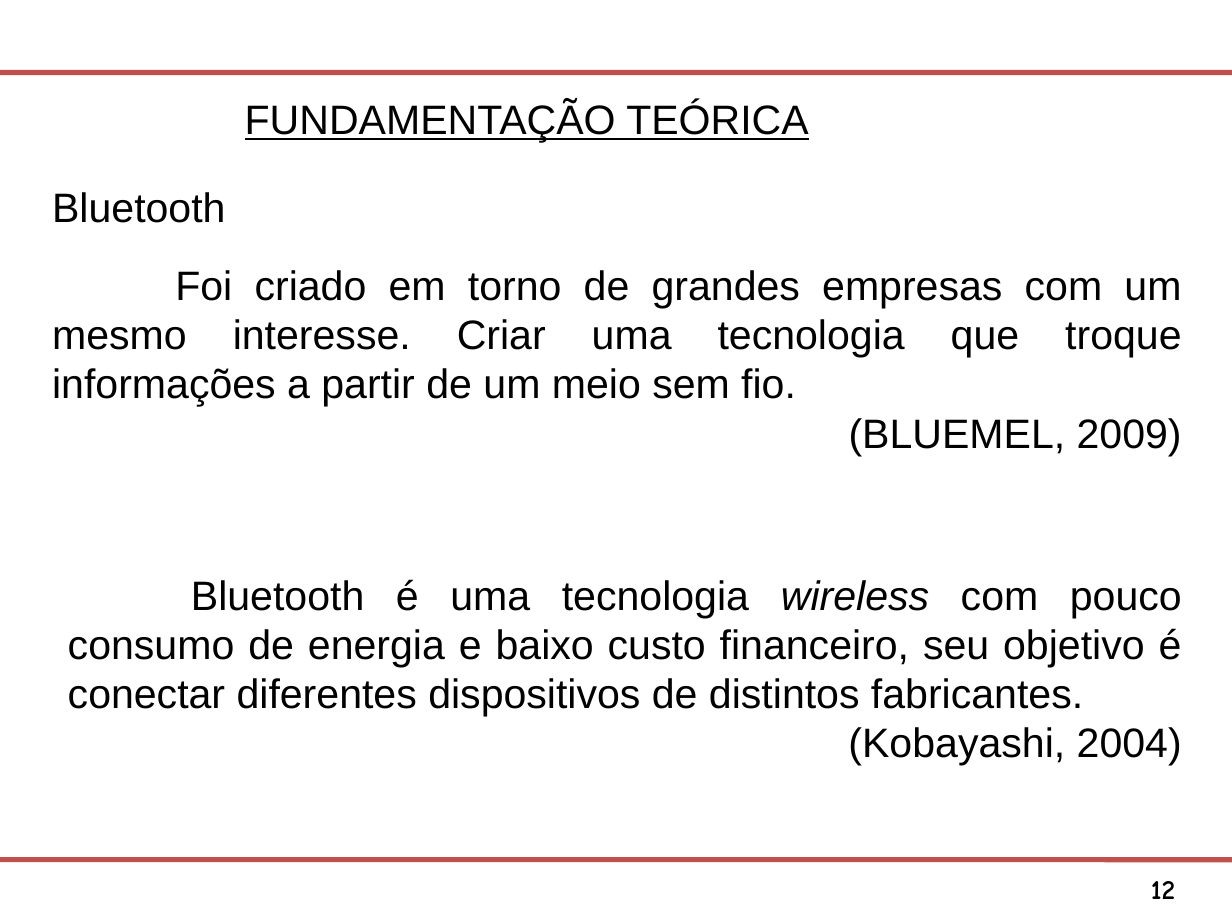
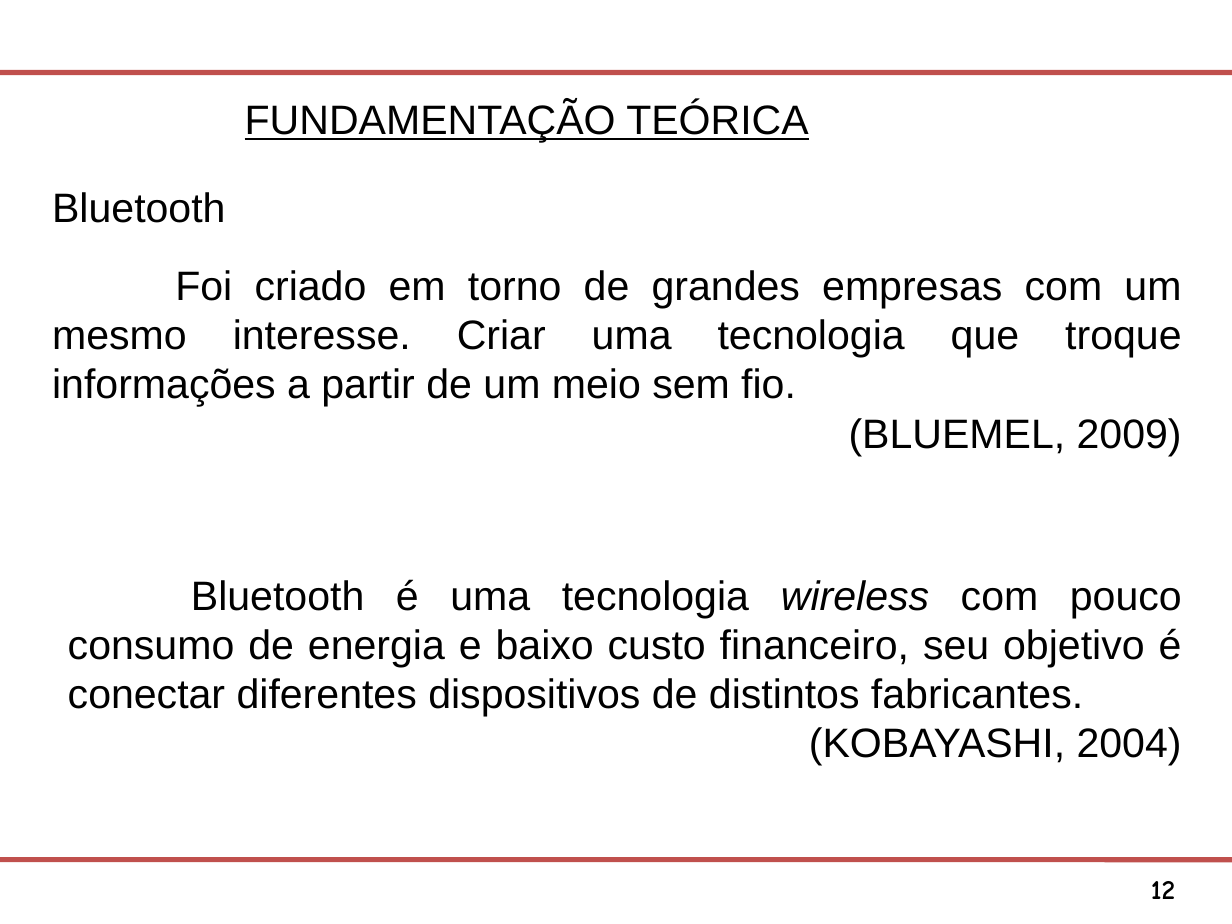
Before and after one commit to Osmar1503/TG, a slide deck: slide 12 of Modelo Apresentacao FATEC SJC.ppt. Drawn at 1232x924 pixels with LibreOffice and Linux fonts; fonts in the diff are those of the drawing; background and template pictures are left out. Boxes give left, top, right and bottom in pixels: in the first picture for what was removed or moved away, otherwise in the second. Text is boxed around its words. In the diff, an @@ line names an element or a change of style, - is before the commit and + after.

```diff
--- a/Modelo Apresentacao FATEC SJC.ppt
+++ b/Modelo Apresentacao FATEC SJC.ppt
@@ text at (809, 727, 1182, 766): text changed @@
-(Kobayashi, 2004)
+(KOBAYASHI, 2004)
```
Also in this commit, not shown: 8 other slides changed, 1 slide added, 1 slide removed.
